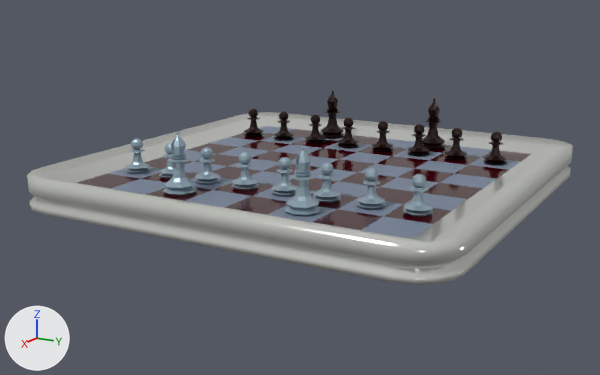
The Blender file Section 4/ChessSet/Models/SCene1.blend as it was, and as the next commit left it.
The view is the same before and after, from a camera (50 mm lens) standing at (1.027, 0.552, 0.275) and looking at (0.027, -0.018, -0.026). Lighting does not change. The marker at lower left points along +X, +Y and +Z.

Before the edit, the objects in view are built like this:
```python
me_chessboard = bpy.data.meshes.new('ChessBoard')
me_chessboard.from_pydata(...)  # 213 vertices, 190 faces; spans x -0.3..0.3, y -0.3..0.3, z -0.028..0.015
# faces by material slot: [32, 32, 126]
me_chessboard.materials.append(mat_white)  # blue #79869b
me_chessboard.materials.append(mat_black)  # dark red #3f0007
me_chessboard.materials.append(mat_wood)  # its picture is missing
me_cylinder_002 = bpy.data.meshes.new('Cylinder.002')
me_cylinder_002.from_pydata(...)  # 201 vertices, 201 faces; spans x -1.15..1.15, y -1.15..1.15, z 0.0..4.04
me_cylinder_002.materials.append(mat_blacp)  # black #260f0c
me_cylinder_003 = bpy.data.meshes.new('Cylinder.003')
me_cylinder_003.from_pydata(...)  # 145 vertices, 145 faces; spans x -1.26..1.26, y -1.26..1.26, z 0.0..3.25
me_cylinder_003.materials.append(mat_whitep)  # blue #9fb4c2
ob_bishopb_001 = bpy.data.objects.new('BishopB.001', me_cylinder_002)
ob_bishopb_001.parent = ob_blackpieces
ob_bishopb_001.matrix_parent_inverse = Matrix(((32.0, 0.0, 0.0, 0.0), (0.0, 32.0, 0.0, -1.6), (0.0, 0.0, 32.0, 0.0), (0.0, 0.0, 0.0, 1.0)))
ob_bishopb_001.location = (0.09, 0.21, 0.0)
ob_bishopb_001.rotation_euler = (0.0, 0.0, 3.927)  # degrees (0, 0, 225)
ob_bishopb_001.scale = (0.0194, 0.0194, 0.0194)
_m = ob_bishopb_001.modifiers.new('Boolean', 'BOOLEAN')
_m.object = ob_cube_002
_m.solver = 'FLOAT'
ob_chessboard = bpy.data.objects.new('ChessBoard', me_chessboard)
ob_chessboard.location = (0.0, 0.0, 0.0)
ob_pawn_007 = bpy.data.objects.new('Pawn.007', me_cylinder_003)
ob_pawn_007.parent = ob_whitepawn
ob_pawn_007.matrix_parent_inverse = Matrix(((32.0, 0.0, 0.0, 0.0), (0.0, 32.0, 0.0, -3.84), (0.0, 0.0, 32.0, 0.0), (0.0, 0.0, 0.0, 1.0)))
ob_pawn_007.location = (0.21, 0.15, 0.0)
ob_pawn_007.scale = (0.0146, 0.0146, 0.0146)
# also in view: 'Pawn.003' at (0.15, 0.03, 0.024); 'Pawn.001' at (0.15, 0.15, 0.024); 'Pawn.002' at (0.15, 0.09, 0.024); 'BishopW.001' at (-0.21, -0.09, 0.039); 'Pawn.005' at (0.15, -0.09, 0.024)
```
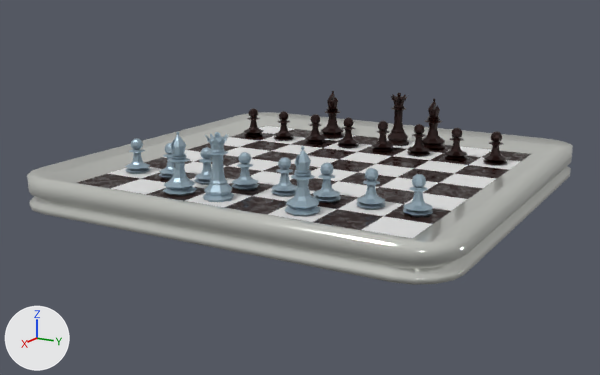
Diff of the bpy script that builds the scene:
```diff
--- a/Section 4/ChessSet/Models/SCene1.blend.py
+++ b/Section 4/ChessSet/Models/SCene1.blend.py
@@ mat_blacks @@
+mat_blacks = bpy.data.materials.new('BlackS')
+# nodes: BsdfPrincipled, OutputMaterial, TexCoord, TexWave
+# colours: black #200401
@@ me_chessboard @@
 me_chessboard.from_pydata(...)  # 213 vertices, 190 faces; spans x -0.3..0.3, y -0.3..0.3, z -0.028..0.015
 # used by ob_chessboard; location = (0.0, 0.0, 0.0)
+# me_chessboard part 1: all 32 faces that had it switch from mat_white (blue #79869b) to no material
+# me_chessboard part 2: all 32 faces that had it switch from mat_black (dark red #3f0007) to mat_blacks
 me_chessboard.materials.append(mat_wood)
@@ me_cylinder_005 @@
+me_cylinder_005.from_pydata(...)  # 840 vertices, 808 faces; spans x -1.04..1.04, y -1.04..1.04, z 0.0..4.31
+me_cylinder_005.materials.append(mat_blacp)  # black #260f0c
@@ me_cylinder @@
+me_cylinder.from_pydata(...)  # 840 vertices, 808 faces; spans x -1.04..1.04, y -1.04..1.04, z 0.0..4.31
+me_cylinder.materials.append(mat_whitep)  # blue #9fb4c2
@@ ob_queenb @@
+ob_queenb = bpy.data.objects.new('QueenB', me_cylinder_005)
+ob_queenb.parent = ob_blackpieces
+ob_queenb.matrix_parent_inverse = Matrix(((0.0, 32.0, 0.0, 0.0), (-32.0, 0.0, 0.0, -1.6), (0.0, 0.0, 32.0, 0.0), (0.0, 0.0, 0.0, 1.0)))
+ob_queenb.location = (-0.21, 0.03, 0.0)
+ob_queenb.rotation_euler = (0.0, 0.0, 2.356)  # degrees (0, 0, 135)
+ob_queenb.scale = (0.0194, 0.0194, 0.0194)
@@ ob_queen @@
+ob_queen = bpy.data.objects.new('Queen', me_cylinder)
+ob_queen.parent = ob_whitepieces
+ob_queen.matrix_parent_inverse = Matrix(((0.0000156, -32.0, 0.0, 0.0), (32.0, 0.0000156, 0.0, -1.6), (0.0, 0.0, 32.0, 0.0), (0.0, 0.0, 0.0, 1.0)))
+ob_queen.location = (0.21, -0.03, 0.0)
+ob_queen.rotation_euler = (0.0, 0.0, 2.356)  # degrees (0, 0, 135)
+ob_queen.scale = (0.0194, 0.0194, 0.0194)
```

Location of each change, [x1, y1, x2, y2] in pixels of the pictures (600 x 375 px):
'Queen', added (blue)
    after: [203, 132, 234, 202]
'QueenB', added
    after: [387, 93, 409, 146]
part 1 of me_chessboard, recoloured (blue to white)
    both: [107, 126, 521, 238]
part 2 of me_chessboard, recoloured
    both: [77, 129, 531, 230]
